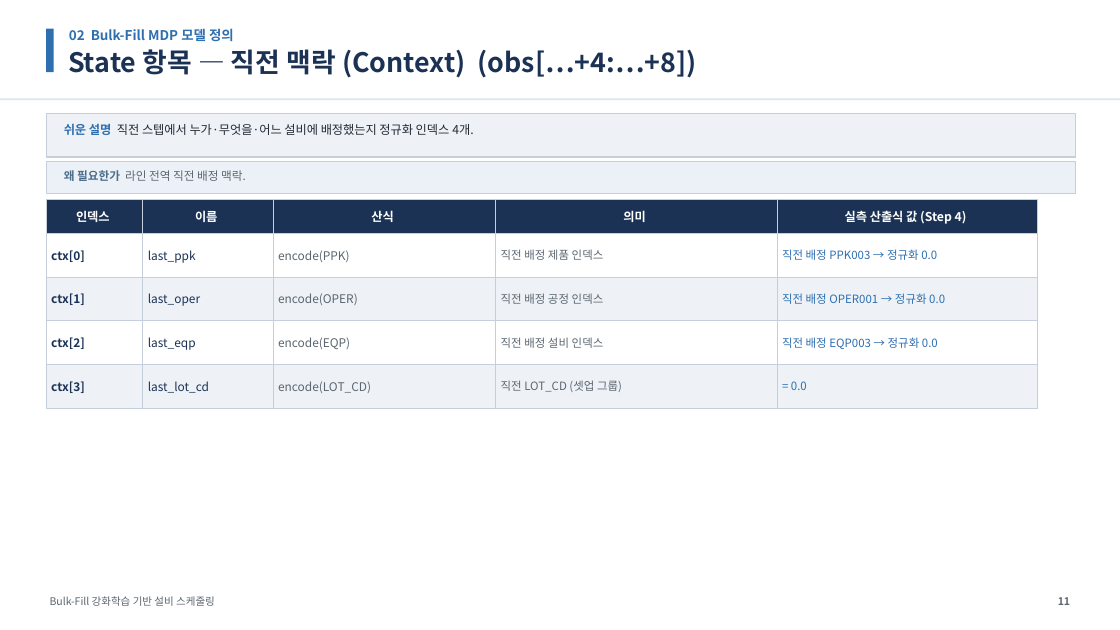
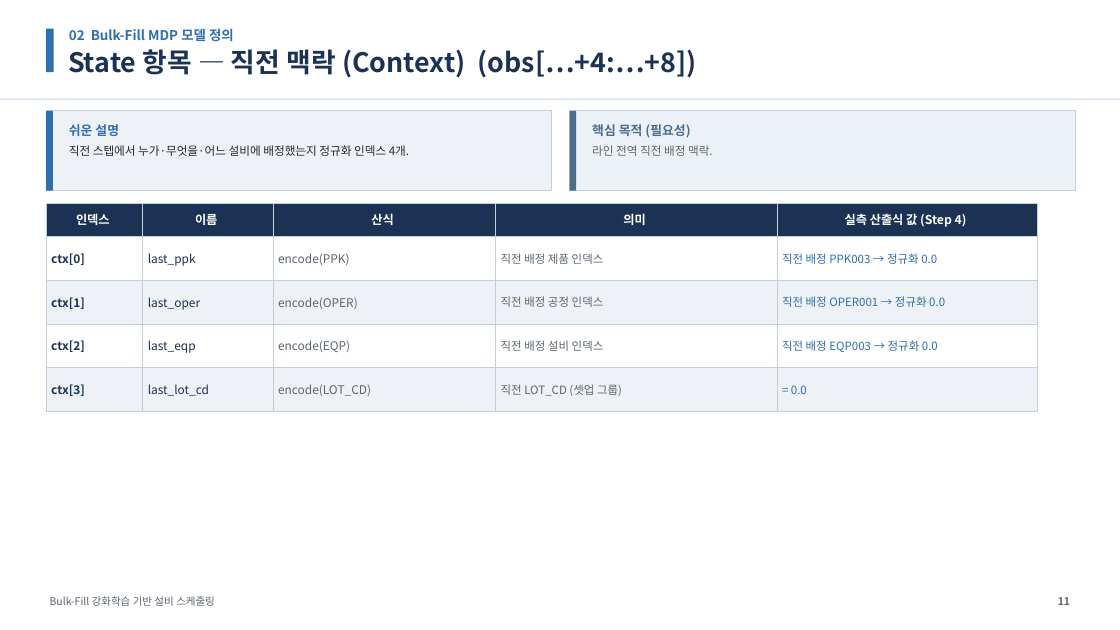
Before and after one commit to relighting123/pjt_scheduling, a slide deck: slide 11 of docs/BulkFill_스케줄링_발표자료.pptx. Drawn at 1120x630 pixels with LibreOffice and Linux fonts; fonts in the diff are those of the drawing. Boxes give left, top, right and bottom in pixels: in the first picture for what was removed or moved away, otherwise in the second. Text is boxed around its words. In the diff, an @@ line names an element or a change of style, - is before the commit and + after.

```diff
--- a/docs/BulkFill_스케줄링_발표자료.pptx
+++ b/docs/BulkFill_스케줄링_발표자료.pptx
@@ rectangle: place and size @@
-rectangle at box(46, 113, 1075, 157)
+rectangle at box(46, 111, 552, 191)
@@ rectangle added at box(46, 111, 53, 191), fill #2E6FB0 @@
@@ rectangle added at box(570, 111, 1075, 191), fill #ECF1F7, outline #C4CFDB 1 pt @@
@@ rectangle added at box(570, 111, 576, 191), fill #4A6D8C @@
@@ text at box(69, 124, 409, 156): text changed; size 10.5 to 10 pt @@
-쉬운 설명 직전 스텝에서 누가·무엇을·어느 설비에 배정했는지 정규화 인덱스 4개.
+쉬운 설명
+직전 스텝에서 누가·무엇을·어느 설비에 배정했는지 정규화 인덱스 4개.
@@ text at box(592, 124, 713, 156): text changed @@
-왜 필요한가 라인 전역 직전 배정 맥락.
+핵심 목적 (필요성)
+라인 전역 직전 배정 맥락.
@@ rectangle removed at box(46, 161, 1075, 193) @@
@@ 15 rectangles: place and size @@
-15 rectangles at box(46, 234, 1038, 408)
+15 rectangles at box(46, 237, 1038, 412)
```
Also in this commit, not shown: 42 other slides changed, 1 slide added, 4 other files.
